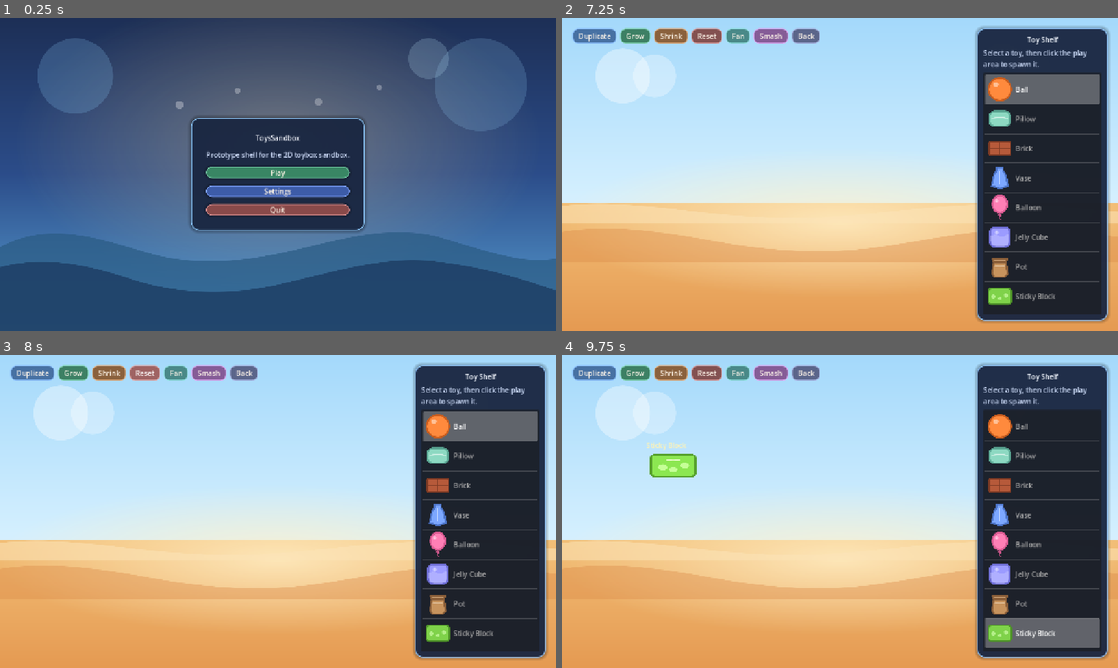
Above: before the commit, frames 1-4 (two rows, left to right).
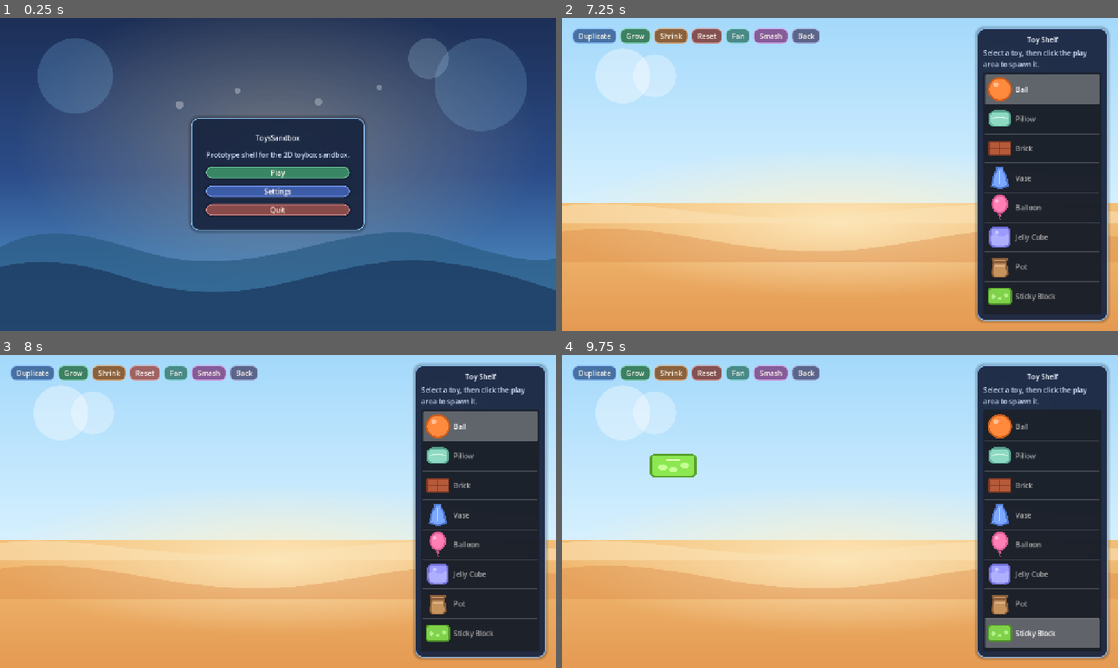
Above: after the commit, the same moments.

Repository: SoundBlaster/ToysSandbox
Game: Godot game, scene res://scenes/boot/Boot.tscn
Same seed, same stepped clock (60 frames per second), same inputs: the game is played once before the commit and once after it.
Inputs (mouse positions are in pixels of both pictures, inside the frame that each line leads up to):
- Up to frame 1 (0.25 s): no input
- Up to frame 2 (7.25 s): click "Play" at 0.5 s; click "Duplicate" at 1.25 s; click "Grow" at 2 s; click "Shrink" at 2.75 s; click "Fan" at 3.5 s; click "Smash" at 4.25 s; click "Got it" at 5 s; click "Back" at 5.75 s; click "Play" at 6.5 s
- Up to frame 3 (8 s): click "Reset" at 7.25 s
- Up to frame 4 (9.75 s): move the mouse to (812, 574) at 8.02 s; hold D 8.03-8.75 s; tap R at 8.1, 9.6 s; click (812, 574) at 8.17 s; drag from (1006, 558) to (812, 574) at 8.77 s; move the mouse to (673, 464) at 9.52 s; hold S from 9.53 s (still down); click (673, 464) at 9.67 s

Frames 1-3 are identical in both runs. In frame 4, less than 0.1% of the frame differs, in the area x 15-23%, y 28-31%.

Commit message:
Fix sandbox background input capture and hide toy world labels

Diff:
--- a/scenes/game/Sandbox.tscn
+++ b/scenes/game/Sandbox.tscn
@@ -29,6 +29,7 @@
 texture = ExtResource("2")
 expand_mode = 1
 stretch_mode = 6
+mouse_filter = 2
 
 [node name="SpawnedToys" type="Node2D" parent="."]
 
--- a/scenes/game/ToyInstance.tscn
+++ b/scenes/game/ToyInstance.tscn
@@ -25,6 +25,7 @@
 z_index = 5
 
 [node name="NameLabel" type="Label" parent="."]
+visible = false
 offset_left = -48.0
 offset_top = -72.0
 offset_right = 48.0
